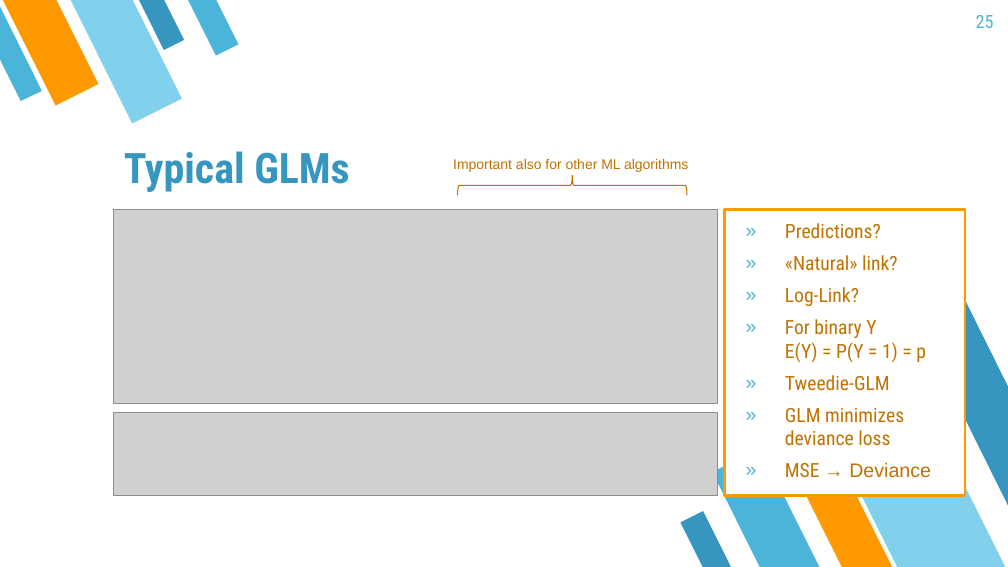
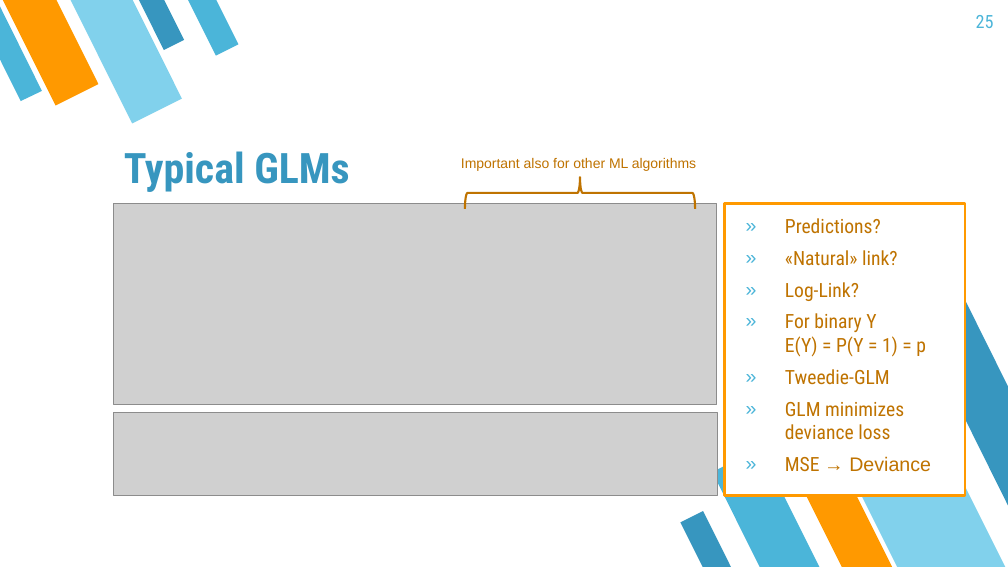
Before and after one commit to mayer79/ml_lecture, a slide deck: slide 25 of slides/ML_Lecture.pptx. Drawn at 1008x567 pixels with LibreOffice and Linux fonts; fonts in the diff are those of the drawing; grey boxes stand for pictures. Boxes give left, top, right and bottom in pixels: in the first picture for what was removed or moved away, otherwise in the second. Text is boxed around its words. In the diff, an @@ line names an element or a change of style, - is before the commit and + after.

```diff
--- a/slides/ML_Lecture.pptx
+++ b/slides/ML_Lecture.pptx
@@ text "Important also for other ML ...": place and size @@
-text "Important also for other ML ..." at (453, 159, 688, 172)
+text "Important also for other ML ..." at (461, 158, 696, 171)
@@ right brace: place and size @@
-right brace at (458, 175, 687, 196)
+right brace at (465, 177, 695, 208)
@@ right brace at (465, 177, 695, 208): outline #BF7300 0.75 pt to #BF7300 1.5 pt @@
@@ picture: place and size @@
-picture at (114, 210, 718, 404)
+picture at (114, 204, 717, 405)
@@ text "Predictions?": place and size @@
-text "Predictions?" at (785, 223, 931, 478)
+text "Predictions?" at (785, 218, 931, 472)
```
Also in this commit, not shown: 1 other slide changed.
